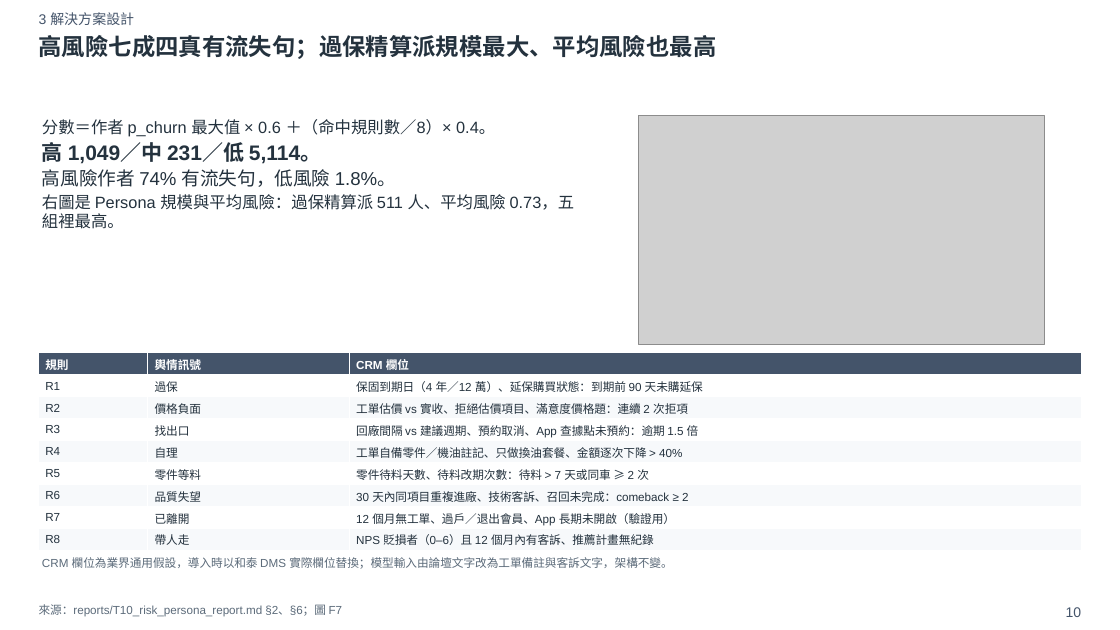
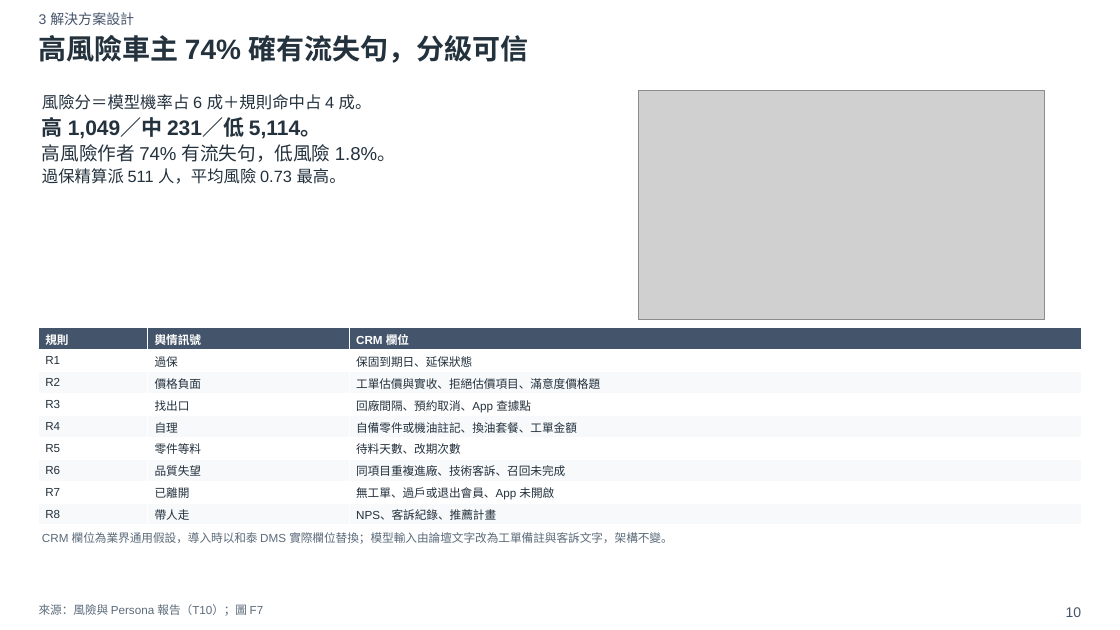
Before and after one commit to xxx789666/hotai-ai-hackathon-lexus, a slide deck: slide 10 of deck/初賽簡報_v0.pptx. Drawn at 1120x630 pixels with LibreOffice and Linux fonts; fonts in the diff are those of the drawing; grey boxes stand for pictures. Boxes give left, top, right and bottom in pixels: in the first picture for what was removed or moved away, otherwise in the second. Text is boxed around its words. In the diff, an @@ line names an element or a change of style, - is before the commit and + after.

```diff
--- a/deck/初賽簡報_v0.pptx
+++ b/deck/初賽簡報_v0.pptx
@@ text at <box>39,35,529,63</box>: text changed; size 20 to 24 pt @@
-高風險七成四真有流失句；過保精算派規模最大、平均風險也最高
+高風險車主 74% 確有流失句，分級可信
@@ 2 texts, 1 picture, 1 table: place and size @@
-2 texts, 1 picture, 1 table at <box>39,116,1082,569</box>
+2 texts, 1 picture, 1 table at <box>39,91,1082,544</box>
@@ text at <box>42,94,372,110</box>: text changed @@
-分數＝作者 p_churn 最大值 × 0.6 ＋（命中規則數／8）× 0.4。
+風險分＝模型機率占 6 成＋規則命中占 4 成。
@@ text at <box>42,168,346,184</box>: text changed @@
-右圖是 Persona 規模與平均風險：過保精算派 511 人、平均風險 0.73，五組裡最高。
+過保精算派 511 人，平均風險 0.73 最高。
@@ table at <box>39,328,1082,525</box> @@
-row 2, column 3: 保固到期日（4 年／12 萬）、延保購買狀態：到期前 90 天未購延保
+row 2, column 3: 保固到期日、延保狀態
-row 3, column 3: 工單估價 vs 實收、拒絕估價項目、滿意度價格題：連續 2 次拒項
+row 3, column 3: 工單估價與實收、拒絕估價項目、滿意度價格題
-row 4, column 3: 回廠間隔 vs 建議週期、預約取消、App 查據點未預約：逾期 1.5 倍
+row 4, column 3: 回廠間隔、預約取消、App 查據點
-row 5, column 3: 工單自備零件／機油註記、只做換油套餐、金額逐次下降 > 40%
+row 5, column 3: 自備零件或機油註記、換油套餐、工單金額
-row 6, column 3: 零件待料天數、待料改期次數：待料 > 7 天或同車 ≥ 2 次
+row 6, column 3: 待料天數、改期次數
-row 7, column 3: 30 天內同項目重複進廠、技術客訴、召回未完成：comeback ≥ 2
+row 7, column 3: 同項目重複進廠、技術客訴、召回未完成
-row 8, column 3: 12 個月無工單、過戶／退出會員、App 長期未開啟（驗證用）
+row 8, column 3: 無工單、過戶或退出會員、App 未開啟
-row 9, column 3: NPS 貶損者（0–6）且 12 個月內有客訴、推薦計畫無紀錄
+row 9, column 3: NPS、客訴紀錄、推薦計畫
@@ text at <box>39,604,264,616</box>: text changed @@
-來源：reports/T10_risk_persona_report.md §2、§6；圖 F7
+來源：風險與 Persona 報告（T10）；圖 F7
```
Also in this commit, not shown: 19 other slides changed, 2 slides added, 33 other files.
